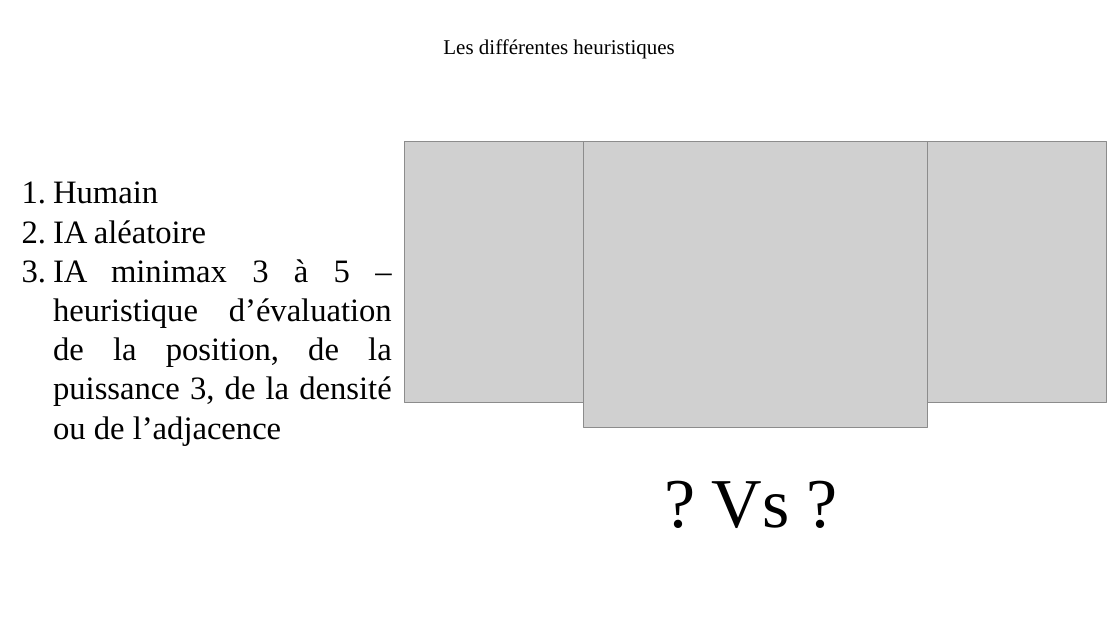
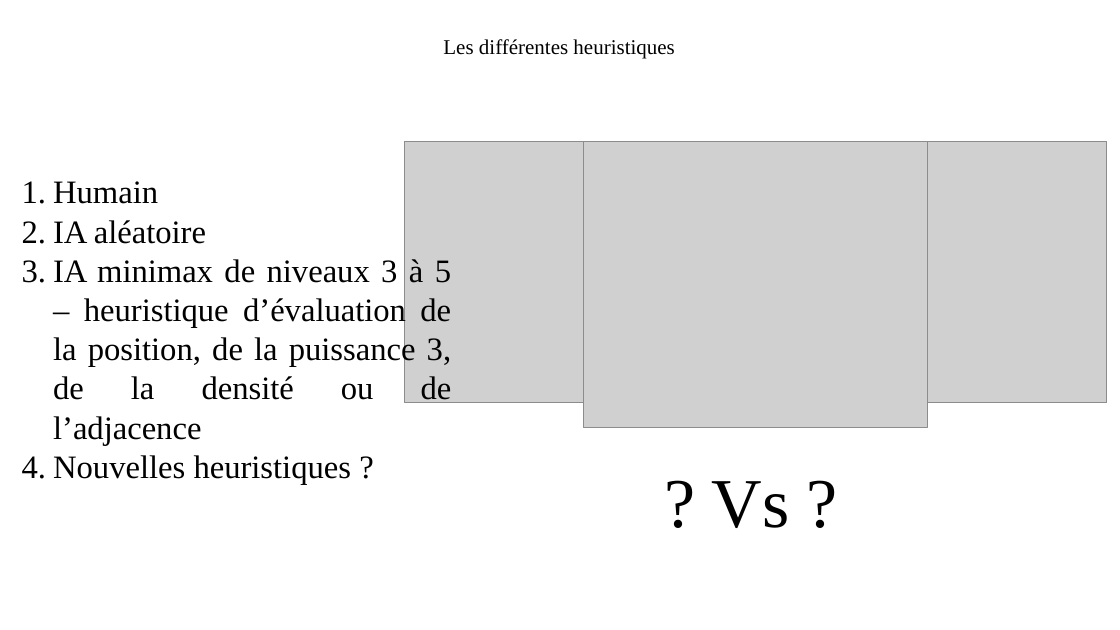
Before and after one commit to FloTrat/Puissance4Prolog, a slide deck: slide 3 of soutenanceH4132.pptx. Drawn at 1120x630 pixels with LibreOffice and Linux fonts; fonts in the diff are those of the drawing; grey boxes stand for pictures. Boxes give left, top, right and bottom in pixels: in the first picture for what was removed or moved away, otherwise in the second. Text is boxed around its words. In the diff, an @@ line names an element or a change of style, - is before the commit and + after.

Commit message:
update/présentation_powerpoint/add_a_few_slides

```diff
--- a/soutenanceH4132.pptx
+++ b/soutenanceH4132.pptx
@@ text at <box>53,259,452,484</box>: text changed @@
-3. IA minimax 3 à 5 – heuristique d’évaluation de la position, de la puissance 3, de la densité ou de l’adjacence
+3. IA minimax de niveaux 3 à 5 – heuristique d’évaluation de la position, de la puissance 3, de la densité ou de l’adjacence
+4. Nouvelles heuristiques ?
```
Also in this commit, not shown: 2 other slides changed, 2 slides added.
